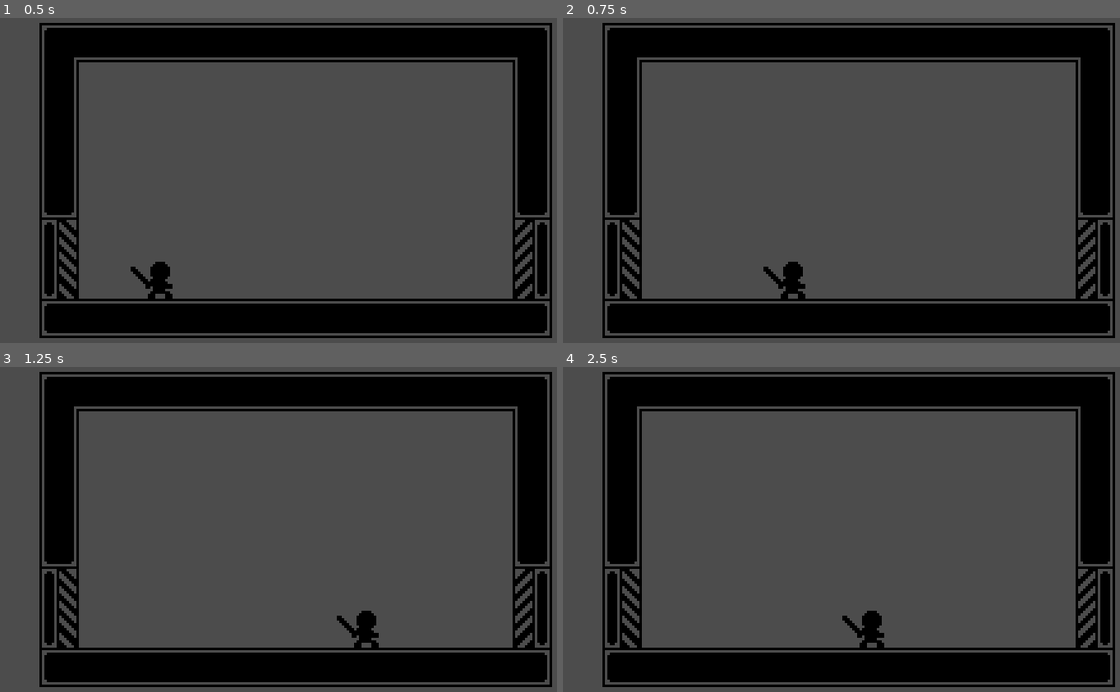
Above: before the commit, frames 1-4 (two rows, left to right).
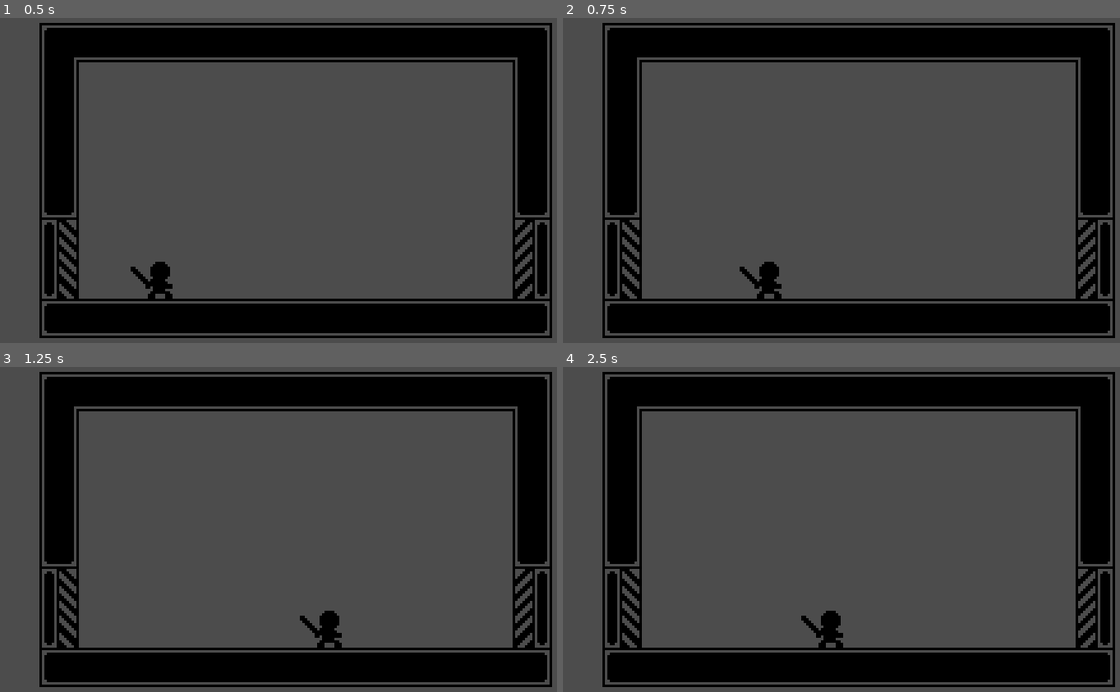
Above: after the commit, the same moments.

Repository: CaresleGames/OneHit
Game: Godot game, scene res://src/Levels/Level1.tscn
Same seed, same stepped clock (60 frames per second), same inputs: the game is played once before the commit and once after it. The project has no main scene, so this scene is started directly.
Inputs:
- Up to frame 1 (0.5 s): no input
- Up to frame 2 (0.75 s): tap Enter (ui_accept) at 0.5 s; hold Right (ui_right) from 0.53 s (still down); tap S (ui_dodge, bound only before the commit) at 0.6 s
- Up to frame 3 (1.25 s): keep holding Right (ui_right); tap Enter (ui_accept) at 0.77, 0.8, 1.07 s
- Up to frame 4 (2.5 s): release Right (ui_right) at 1.28 s; hold Left (ui_left) 1.28-2.03 s; tap Enter (ui_accept) at 1.35, 1.52, 1.82, 2.3 s; tap S (ui_dodge, bound only before the commit) at 1.55, 2.1 s; hold Right (ui_right) from 2.03 s (still down)

Frame 1 is identical in both runs. In frame 2, 0.7% of the frame differs, in the area x 31-44%, y 75-87%; in frame 3, 0.8%; in frame 4, 0.9%, in the area x 42-58%, y 75-87%.

Commit message:
Remove dodge mechanic

Diff:
--- a/project.godot
+++ b/project.godot
@@ -13,11 +13,6 @@
 "class": "Death",
 "language": "GDScript",
 "path": "res://src/Player/PlayerStates/Death.gd"
-}, {
-"base": "PlayerState",
-"class": "Dodge",
-"language": "GDScript",
-"path": "res://src/Player/PlayerStates/Dodge.gd"
 }, {
 "base": "PlayerState",
 "class": "Idle",
@@ -51,7 +46,6 @@
 } ]
 _global_script_class_icons={
 "Death": "",
-"Dodge": "",
 "Idle": "",
 "Player": "",
 "PlayerState": "",
@@ -113,11 +107,6 @@
 "events": [ Object(InputEventKey,"resource_local_to_scene":false,"resource_name":"","device":0,"alt":false,"shift":false,"control":false,"meta":false,"command":false,"pressed":false,"scancode":68,"physical_scancode":0,"unicode":0,"echo":false,"script":null)
  ]
 }
-ui_dodge={
-"deadzone": 0.5,
-"events": [ Object(InputEventKey,"resource_local_to_scene":false,"resource_name":"","device":0,"alt":false,"shift":false,"control":false,"meta":false,"command":false,"pressed":false,"scancode":83,"physical_scancode":0,"unicode":0,"echo":false,"script":null)
- ]
-}
 
 [layer_names]
 
--- a/src/Levels/Level1.tscn
+++ b/src/Levels/Level1.tscn
@@ -281,4 +281,3 @@
 
 [node name="Player" parent="." instance=ExtResource( 2 )]
 position = Vector2( 64, 121 )
-dodge_increase = 40.0
--- a/src/Player/Player.gd
+++ b/src/Player/Player.gd
@@ -4,18 +4,10 @@
 export var speed := 0
 export var speed_acc : float = 0
 export var speed_fri : float = 0
-export var dodge_time : float = 0
-# The value that will be added to the position
-export var dodge_increase : float = 0
 
 var velocity := Vector2.ZERO
 var direction := 1
 var ground := Vector2.UP
-var final_position := Vector2.ZERO
-
-onready var ray_stop : RayCast2D = $RayStop
-onready var tween : Tween = $Tween
-onready var pos : Position2D = $RayStop/Pos
 
 func _ready() -> void:
 	add_to_group(Groups.player)
@@ -30,26 +22,3 @@
 		direction = -1
 	else:
 		velocity.x = lerp(velocity.x, 0, speed_fri)
-
-
-func _physics_process(_delta: float) -> void:
-	ray_stop.force_raycast_update()
-	ray_stop.scale.x = direction
-
-
-func dodge_movement() -> void:
-
-	if ray_stop.is_colliding():
-		var colliding_point : Vector2 = ray_stop.get_collision_point()
-		final_position = Vector2(colliding_point.x - global_position.x, position.y)
-#		print(colliding_point.x, "--", pos.global_position.x)
-	else:
-		final_position = Vector2(
-			position.x + dodge_increase * direction,
-			position.y
-		)
-	tween.interpolate_property(
-		self, "position", global_position, final_position,
-		.25, Tween.TRANS_LINEAR, Tween.EASE_IN
-	)
-	tween.start()
--- a/src/Player/Player.tscn
+++ b/src/Player/Player.tscn
@@ -1,10 +1,9 @@
-[gd_scene load_steps=10 format=2]
+[gd_scene load_steps=9 format=2]
 
 [ext_resource path="res://assets/player1.png" type="Texture" id=1]
 [ext_resource path="res://src/Player/Player.gd" type="Script" id=2]
 [ext_resource path="res://src/StateMachine/StateMachine.gd" type="Script" id=3]
 [ext_resource path="res://src/Player/PlayerStates/Idle.gd" type="Script" id=4]
-[ext_resource path="res://src/Player/PlayerStates/Dodge.gd" type="Script" id=5]
 [ext_resource path="res://src/Player/PlayerStates/Death.gd" type="Script" id=6]
 [ext_resource path="res://src/Player/PlayerStates/Run.gd" type="Script" id=7]
 
@@ -20,8 +19,6 @@
 speed = 100
 speed_acc = 42.0
 speed_fri = 0.8
-dodge_time = 0.25
-dodge_increase = 20.0
 
 [node name="Sprite" type="Sprite" parent="."]
 texture = ExtResource( 1 )
@@ -39,10 +36,6 @@
 [node name="Run" type="Node" parent="StateMachine"]
 script = ExtResource( 7 )
 
-[node name="Dodge" type="Node" parent="StateMachine"]
-script = ExtResource( 5 )
-collision_path = NodePath("../../PlayerHitBox/CollisionShape2D")
-
 [node name="Death" type="Node" parent="StateMachine"]
 script = ExtResource( 6 )
 
@@ -52,13 +45,3 @@
 
 [node name="CollisionShape2D" type="CollisionShape2D" parent="PlayerHitBox"]
 shape = SubResource( 2 )
-
-[node name="RayStop" type="RayCast2D" parent="."]
-enabled = true
-cast_to = Vector2( 30, 0 )
-collision_mask = 4
-
-[node name="Pos" type="Position2D" parent="RayStop"]
-position = Vector2( 4, 0 )
-
-[node name="Tween" type="Tween" parent="."]
--- a/src/Player/PlayerStates/Dodge.gd
+++ /dev/null
@@ -1,25 +0,0 @@
-class_name Dodge
-extends PlayerState
-
-export var collision_path : NodePath
-
-# The hit box that detect the enemy atacks inside the player
-var collision : CollisionShape2D
-
-func _ready() -> void:
-	collision = get_node(collision_path)
-
-
-func enter(msg := {}) -> void:
-	print("Dodge state")
-	collision.set_deferred("disabled", true)
-	player.dodge_movement()
-
-
-func update(_delta : float) -> void:
-	if Input.is_action_just_pressed("ui_accept"):
-		state_machine.transition_to("Idle")
-
-
-func exit() -> void:
-	collision.set_deferred("disabled", false)
--- a/src/Player/PlayerStates/Idle.gd
+++ b/src/Player/PlayerStates/Idle.gd
@@ -11,5 +11,3 @@
 		state_machine.transition_to("Run")
 
 	player.velocity = player.move_and_slide(player.velocity, player.ground)
-	if Input.is_action_just_pressed("ui_dodge"):
-		state_machine.transition_to("Dodge")
--- a/src/Player/PlayerStates/Run.gd
+++ b/src/Player/PlayerStates/Run.gd
@@ -11,7 +11,3 @@
 		state_machine.transition_to("Idle")
 
 	player.velocity = player.move_and_slide(player.velocity, player.ground)
-
-
-	if Input.is_action_just_pressed("ui_dodge"):
-		state_machine.transition_to("Dodge")
